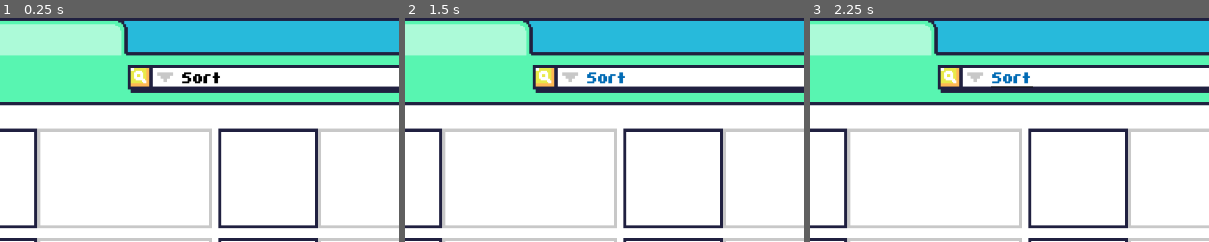
Above: before the commit, frames 1-3 (left to right).
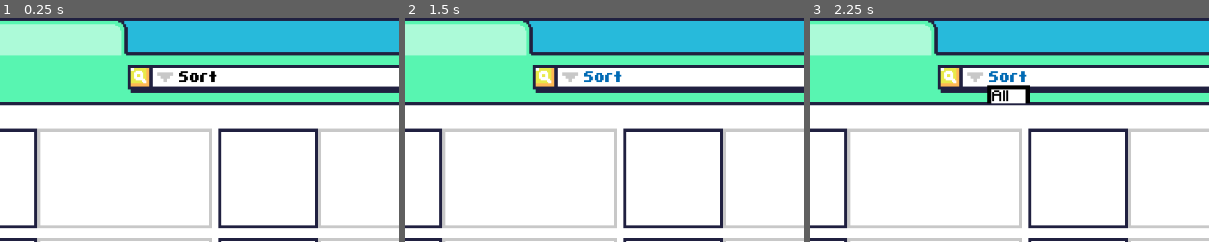
Above: after the commit, the same moments.

Repository: oatley/tojam-2025
Game: Godot game, scene res://Scenes/main.tscn
Same seed, same stepped clock (60 frames per second), same inputs: the game is played once before the commit and once after it.
Inputs:
- Up to frame 1 (0.25 s): no input
- Up to frame 2 (1.5 s): click "Sort" at 0.5 s; click "Sort" at 1.25 s
- Up to frame 3 (2.25 s): click "Sort" at 2 s
The pictures show only the part of the screen within x 9-59%, y 0-50%; the shares and areas given below are measured in that part.

The runs differ from the first frame. In frame 1, 0.4% of the frame differs, in the area x 44-56%, y 23-30%; in frame 2, 0.4%; in frame 3, 1.3%, in the area x 44-56%, y 23-39%.

Commit message:
sort menu functions

Diff:
--- a/Fonts/new_theme.tres
+++ b/Fonts/new_theme.tres
@@ -4,13 +4,13 @@
 
 [sub_resource type="StyleBoxFlat" id="StyleBoxFlat_8slnm"]
 bg_color = Color(1, 1, 1, 1)
-border_width_left = 2
-border_width_top = 2
-border_width_right = 2
+border_width_left = 10
+border_width_top = 10
+border_width_right = 10
 border_color = Color(0, 0, 0, 1)
 
 [resource]
-PopupMenu/colors/font_color = Color(0.87451, 0.0980392, 0.87451, 1)
+PopupMenu/colors/font_color = Color(0, 0, 0, 1)
 PopupMenu/font_sizes/font_size = 30
 PopupMenu/font_sizes/title_font_size = 30
 PopupMenu/fonts/font = ExtResource("1_8slnm")
--- /dev/null
+++ b/Scenes/sort.gd
@@ -0,0 +1,12 @@
+extends Node2D
+
+var tab = "All"
+var store
+
+func _ready():
+	$MenuButton.get_popup().id_pressed.connect(_on_menu_button_pressed)
+
+func _on_menu_button_pressed(id: int) -> void:
+	print("sort.gd: set sort to ",$MenuButton.get_popup().get_item_text(id))
+	tab = $MenuButton.get_popup().get_item_text(id)
+	pass
--- a/Scenes/sort.tscn
+++ b/Scenes/sort.tscn
@@ -1,9 +1,11 @@
-[gd_scene load_steps=3 format=3 uid="uid://b13mr6v3x6sdm"]
+[gd_scene load_steps=4 format=3 uid="uid://b13mr6v3x6sdm"]
 
 [ext_resource type="FontFile" uid="uid://6hqn3o6o7h5n" path="res://Fonts/pixelfontmediumbold.ttf" id="1_m7yk1"]
 [ext_resource type="Theme" uid="uid://dgugqxyyff85u" path="res://Fonts/new_theme.tres" id="1_oc3pf"]
+[ext_resource type="Script" uid="uid://dhcusj6snq4sn" path="res://Scenes/sort.gd" id="3_ldrn2"]
 
 [node name="Sort" type="Node2D"]
+script = ExtResource("3_ldrn2")
 
 [node name="MenuButton" type="MenuButton" parent="."]
 offset_right = 91.0
@@ -17,3 +19,5 @@
 theme_override_fonts/font = ExtResource("1_m7yk1")
 theme_override_font_sizes/font_size = 30
 text = "Sort"
+
+[connection signal="pressed" from="MenuButton" to="MenuButton" method="_on_pressed"]
--- a/Scenes/store.gd
+++ b/Scenes/store.gd
@@ -1,6 +1,10 @@
 extends Node2D
 
+#Time
+var time = 0
+
 # Tabs
+var current_tab = "All"
 var tab_names = []
 var tab_nodes = []
 var tab_scene = preload("res://Scenes/tab_container.tscn") # Old Scene
@@ -16,20 +20,45 @@
 	print("store.gd: general categories ", tab_names)
 	pass
 
+func _process (delta):
+	time += delta
+	if time > 1:
+		if $Sort.tab != current_tab:
+			unhide_tab($Sort.tab)
+		time = 0
+
 func _ready():
 	tab_names = $Items.item_general_categories
+	tab_names.append("All")
 	items = $Items.items
-
 	fill_sort_menu()
 	#test_create_tabs()
 	create_tabs()
+	hide_tabs()
+	$Sort.store = self
 	pass
 
+
+
+# By default hide all tabs except ALL
 func hide_tabs():
-
+	for tab in tab_nodes:
+		print(tab, " ", tab.name)
+		if tab.name == "All":
+			tab.visible = true
+		else:
+			tab.visible = false
 	pass
 
-#
+# Unhide specific tab
+func unhide_tab(tab_to_unhide):
+	for tab in tab_nodes:
+		print(tab, " ", tab.name)
+		if tab.name == tab_to_unhide:
+			tab.visible = true
+		else:
+			tab.visible = false
+	pass
 
 # Create a new tab_container for each tab_names
 func create_tabs():
@@ -62,7 +91,8 @@
 		#print ("item: ",item)
 		#print("gen cat: ", item["General Category"], " tab value: ", tab)
 		if item["General Category"] == tab or tab == "All":
-			var item_title = item["Specific Category"] # placeholder for "Store Name"
+			var item_title = item["General Category"] + "-" + item["Specific Category"]  # placeholder for "Store Name"
+			#var item_title = item["Specific Category"] # placeholder for "Store Name"
 			var item_desc = item["Art Notes"] # placeholder for "Store Description"
 			if count == 0:
 				item1_title = item_title
@@ -70,9 +100,6 @@
 			elif count == 1:
 				item2_title = item_title
 				item2_body = item_desc
-			#shop_item_instance.change_title(count, item_title)
-			#shop_item_instance.change_title(count, tab)
-			#shop_item_instance.change_body(count, item_desc)
 			#print("store.gd: change text on button ", item_title)
 			if count == 1:
 				var shop_item_instance = shop_item_scene.instantiate()
--- a/Scenes/store.tscn
+++ b/Scenes/store.tscn
@@ -13,7 +13,7 @@
 centered = false
 
 [node name="Sort" parent="." instance=ExtResource("5_w6sp3")]
-position = Vector2(607, 127)
+position = Vector2(599, 124)
 
 [node name="Items" parent="." instance=ExtResource("1_c3i85")]
 
Not shown, added: Scenes/sort.gd.uid
